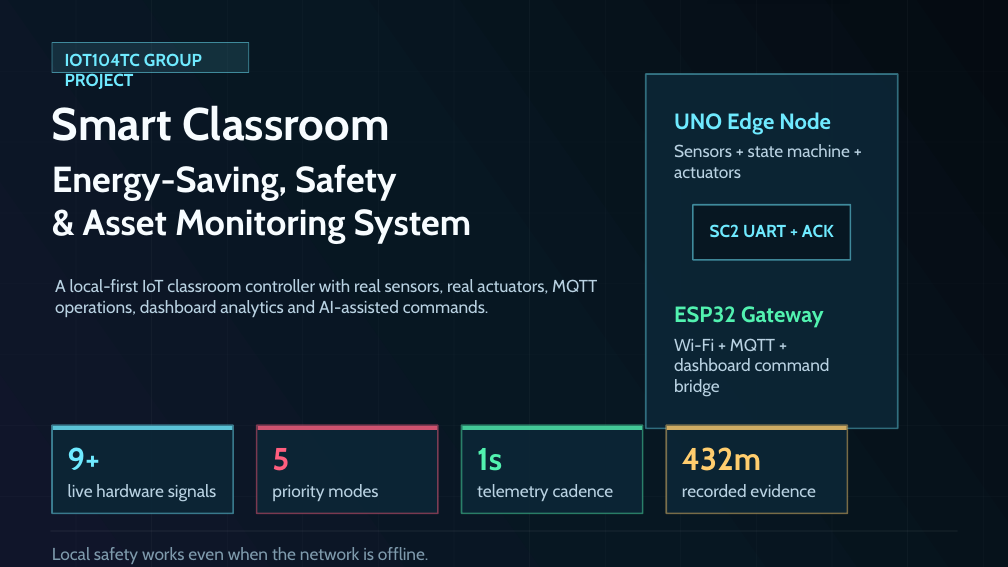
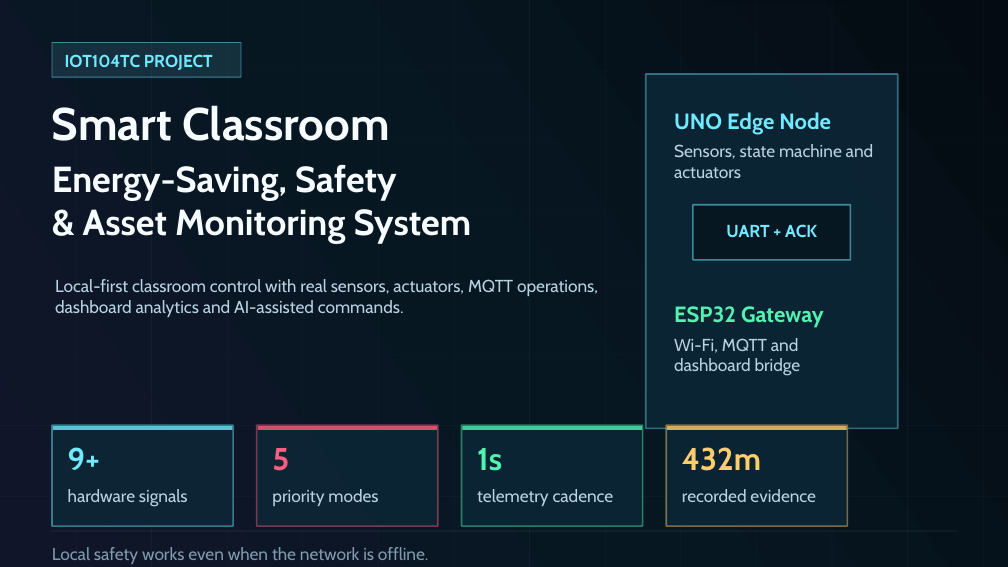
Before and after one commit to 3351666087/desktop-tutorial, a slide deck: slide 1 of docs/presentation/SmartClassroom_IoT104TC_Demo.pptx. Drawn at 1008x567 pixels with LibreOffice and Linux fonts; fonts in the diff are those of the drawing. Boxes give left, top, right and bottom in pixels: in the first picture for what was removed or moved away, otherwise in the second. Text is boxed around its words. In the diff, an @@ line names an element or a change of style, - is before the commit and + after.

Commit message:
Add PPT layout QA to delivery self-check

```diff
--- a/docs/presentation/SmartClassroom_IoT104TC_Demo.pptx
+++ b/docs/presentation/SmartClassroom_IoT104TC_Demo.pptx
@@ rectangle: place and size @@
-rectangle at box(52, 42, 249, 73)
+rectangle at box(52, 42, 241, 77)
@@ text at box(65, 54, 213, 70): text changed @@
-IOT104TC GROUP PROJECT
+IOT104TC PROJECT
@@ text at box(674, 144, 874, 178): text changed @@
-Sensors + state machine + actuators
+Sensors, state machine and actuators
@@ text at box(726, 224, 817, 238): text changed @@
-SC2 UART + ACK
+UART + ACK
@@ text at box(55, 279, 598, 317): text changed @@
-A local-first IoT classroom controller with real sensors, real actuators, MQTT operations, dashboard analytics and AI-assisted commands.
+Local-first classroom control with real sensors, actuators, MQTT operations, dashboard analytics and AI-assisted commands.
@@ text at box(674, 338, 801, 376): text changed @@
-Wi-Fi + MQTT + dashboard command bridge
+Wi-Fi, MQTT and dashboard bridge
@@ rectangle: place and size @@
-rectangle at box(52, 425, 234, 513)
+rectangle at box(52, 425, 234, 526)
@@ rectangle: place and size @@
-rectangle at box(257, 425, 439, 513)
+rectangle at box(257, 425, 439, 526)
@@ rectangle: place and size @@
-rectangle at box(461, 425, 643, 513)
+rectangle at box(461, 425, 643, 526)
@@ rectangle: place and size @@
-rectangle at box(666, 425, 848, 513)
+rectangle at box(666, 425, 848, 526)
@@ text at box(68, 489, 188, 507): text changed @@
-live hardware signals
+hardware signals
@@ text "priority modes": place and size @@
-text "priority modes" at box(272, 484, 378, 501)
+text "priority modes" at box(272, 489, 378, 506)
@@ text "telemetry cadence": place and size @@
-text "telemetry cadence" at box(477, 484, 614, 501)
+text "telemetry cadence" at box(477, 489, 614, 506)
@@ text "recorded evidence": place and size @@
-text "recorded evidence" at box(682, 484, 816, 497)
+text "recorded evidence" at box(682, 489, 816, 502)
```
Also in this commit, not shown: 15 other slides changed, 18 other files.
